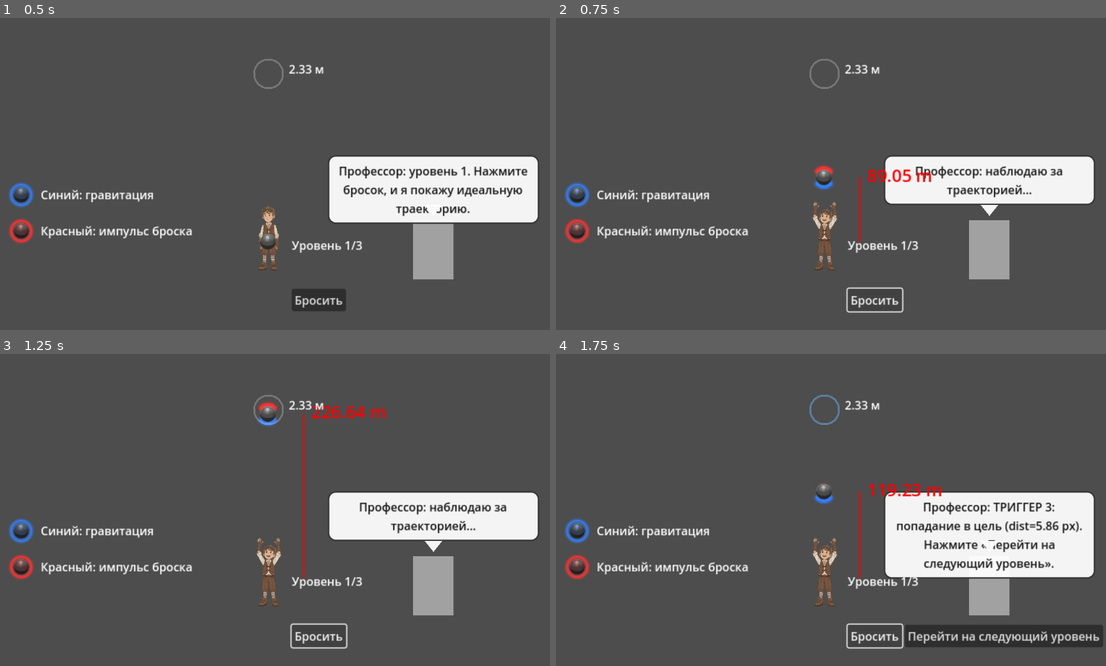
Above: before the commit, frames 1-4 (two rows, left to right).
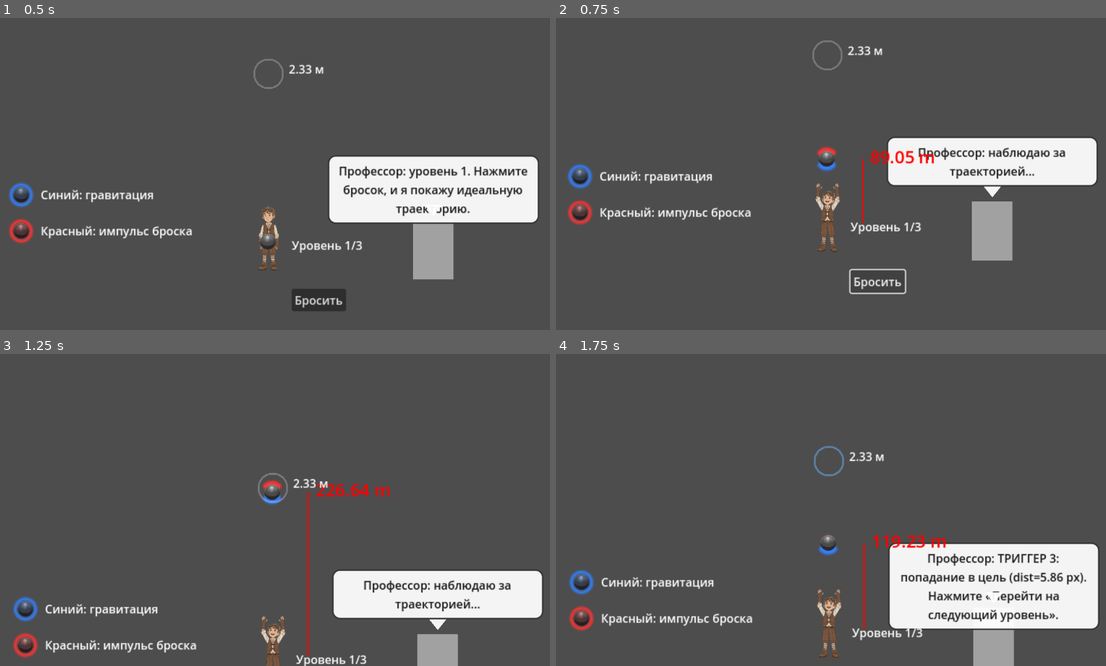
Above: after the commit, the same moments.

Repository: vasyukovin/physics
Game: Godot game, scene res://playground.tscn
Same seed, same stepped clock (60 frames per second), same inputs: the game is played once before the commit and once after it.
Inputs (mouse positions are in pixels of both pictures, inside the frame that each line leads up to):
- Up to frame 1 (0.5 s): no input
- Up to frame 2 (0.75 s): click "Бросить" at 0.5 s
- Up to frame 3 (1.25 s): no input
- Up to frame 4 (1.75 s): click (875, 634) at 1.25 s, where only the run before the commit has a clickable "Бросить"

Frame 1 is identical in both runs. In frame 2, 11% of the frame differs, in the area x 1-99%, y 7-95%; in frame 3, 18%; in frame 4, 21%, in the area x 1-100%, y 13-100%.

Commit message:
Add camera follow mechanics and auto-sequence functionality for Level 3 in playground.gd; enhance throw handling and professor dialogue for improved gameplay experience

Diff:
--- a/playground.gd
+++ b/playground.gd
@@ -58,6 +58,7 @@
 @export_range(0.2, 0.49, 0.01) var force_outline_half_arc_ratio: float = 0.25
 @export var force_red_fade_smooth_speed: float = 7.0
 @export var level3_target_distances_px: PackedFloat32Array = PackedFloat32Array([380.0, 460.0, 540.0])
+@export var camera_follow_smooth_speed: float = 6.0
 
 const TOTAL_LEVELS: int = 3
 const LEVEL3_THROW_COUNT: int = 3
@@ -69,6 +70,9 @@
 var level3_forces: Array[float] = []
 var level3_forces_confirmed: bool = false
 var level3_markers: Array[Label] = []
+var level3_auto_sequence_running: bool = false
+var level3_hit_registered_this_throw: bool = false
+var camera_home_position: Vector2 = Vector2.ZERO
 var camera_shake_controller: CameraShakeController
 var force_outline_renderer: ForceOutlineRenderer
 var target_ring_controller
@@ -95,6 +99,7 @@
 	apply_forces_button.pressed.connect(_on_apply_level3_forces_pressed)
 
 	force_input.text = "700"
+	camera_home_position = camera.global_position
 
 	height_indicator_controller = HeightIndicatorControllerScript.new()
 	height_indicator_controller.setup(
@@ -169,14 +174,12 @@
 			if height_indicator_controller:
 				height_indicator_controller.reset()
 
+	_update_camera_follow(_delta)
 	_update_force_outline_visual()
 
 func _on_throw_button_pressed():
 	if throw_state_controller and throw_state_controller.is_throw_active():
 		return
-
-	triggers_fired.clear()  # Reset triggers for new throw
-	_professor_say("Профессор: наблюдаю за траекторией...")
 
 	var force_value: float = 0.0
 	if current_level == 1:
@@ -185,10 +188,21 @@
 		if not level3_forces_confirmed:
 			_professor_say("Профессор: сначала введите и примените три силы.")
 			return
+		if level3_auto_sequence_running:
+			return
+		if level3_current_throw_index >= LEVEL3_THROW_COUNT:
+			_professor_say("Профессор: все три броска уже выполнены.")
+			return
 		if level3_current_throw_index >= level3_forces.size():
-			_professor_say("Профессор: все три броска уже выполнены.")
-			return
-		force_value = level3_forces[level3_current_throw_index]
+			_professor_say("Профессор: не хватает значений силы для серии.")
+			return
+		level3_auto_sequence_running = true
+		throw_button.disabled = true
+		await _run_level3_auto_sequence()
+		level3_auto_sequence_running = false
+		if current_level == 3 and level3_current_throw_index < LEVEL3_THROW_COUNT:
+			throw_button.disabled = false
+		return
 	elif force_input and force_input.text != "":
 		if not force_input.text.is_valid_float():
 			_professor_say("Профессор: введите число в поле силы.")
@@ -197,14 +211,8 @@
 	else:
 		force_value = 500.0
 
-	if throw_state_controller:
-		throw_state_controller.begin_throw_prep()
-
-	await get_tree().process_frame
-
-	if throw_state_controller:
-		throw_state_controller.launch_throw(force_value)
-	_update_force_outline_visual()
+	_professor_say("Профессор: наблюдаю за траекторией...")
+	await _start_throw_with_force(force_value)
 
 func _setup_force_outline() -> void:
 	force_outline_renderer = ForceOutlineRenderer.new()
@@ -356,24 +364,22 @@
 	_professor_say("Профессор: силы сохранены. Бросайте в цель 1/3.")
 
 func _handle_level3_hit(message: String) -> void:
+	level3_hit_registered_this_throw = true
 	var completed_throw: int = level3_current_throw_index + 1
-	if level3_current_throw_index < LEVEL3_THROW_COUNT - 1:
-		level3_current_throw_index += 1
-		_refresh_target_visual()
-		_update_level3_markers()
+	if completed_throw < LEVEL3_THROW_COUNT:
 		_professor_say(
-			"Профессор: %s. Выполнено %d/3. Дождитесь возврата шара и бросайте в цель %d/3."
-			% [message, completed_throw, level3_current_throw_index + 1]
+			"Профессор: %s. Выполнено %d/3. Ждём возврата мяча, затем автозапуск следующего броска."
+			% [message, completed_throw]
 		)
 	else:
-		throw_button.disabled = true
-		level3_forces_panel.visible = false
-		_professor_say("Профессор: " + message + ". Выполнено 3/3. Все уровни пройдены!")
+		_professor_say("Профессор: " + message + ". Выполнено 3/3, ожидаю завершение серии.")
 
 func _reset_level3_state() -> void:
 	level3_current_throw_index = 0
 	level3_forces.clear()
 	level3_forces_confirmed = false
+	level3_auto_sequence_running = false
+	level3_hit_registered_this_throw = false
 	throw_button.disabled = true
 	force_input_1.clear()
 	force_input_2.clear()
@@ -458,6 +464,48 @@
 	var h3: float = _get_level3_target_distance_px(2) / pixels_per_meter
 	formula_label.text = "Формула: J = m * sqrt(2gh)\nЦели: h1=%.2f м, h2=%.2f м, h3=%.2f м" % [h1, h2, h3]
 
+func _run_level3_auto_sequence() -> void:
+	while current_level == 3 and level3_current_throw_index < LEVEL3_THROW_COUNT:
+		if level3_current_throw_index >= level3_forces.size():
+			_professor_say("Профессор: не хватает введённых сил для продолжения.")
+			return
+		var throw_number: int = level3_current_throw_index + 1
+		level3_hit_registered_this_throw = false
+		_refresh_target_visual()
+		_update_level3_markers()
+		_professor_say("Профессор: серия запущена. Бросок %d/3." % throw_number)
+		await _start_throw_with_force(level3_forces[level3_current_throw_index])
+		await _wait_until_ball_returns_to_hand()
+		if current_level != 3:
+			return
+		if not level3_hit_registered_this_throw:
+			_professor_say("Профессор: промах на броске %d/3. Исправьте силы и нажмите «Бросить» снова." % throw_number)
+			return
+		level3_current_throw_index += 1
+
+	if current_level == 3 and level3_current_throw_index >= LEVEL3_THROW_COUNT:
+		throw_button.disabled = true
+		level3_forces_panel.visible = false
+		_update_level3_markers()
+		_professor_say("Профессор: серия из трёх попаданий завершена. Все уровни пройдены!")
+
+func _start_throw_with_force(force_value: float) -> void:
+	triggers_fired.clear()  # Reset triggers for new throw
+	if throw_state_controller:
+		throw_state_controller.begin_throw_prep()
+	await get_tree().process_frame
+	if throw_state_controller:
+		throw_state_controller.launch_throw(force_value)
+	_update_force_outline_visual()
+
+func _wait_until_ball_returns_to_hand() -> void:
+	while true:
+		await get_tree().process_frame
+		if not throw_state_controller:
+			return
+		if not throw_state_controller.is_throw_active() and ball and ball.freeze:
+			return
+
 func _get_target_x() -> float:
 	var target_x: float = ball.global_position.x
 	if player_sprite:
@@ -486,6 +534,15 @@
 	"""Update camera shake effect each frame"""
 	if camera_shake_controller:
 		camera_shake_controller.update(delta)
+
+func _update_camera_follow(delta: float) -> void:
+	if not camera:
+		return
+	var target_position: Vector2 = camera_home_position
+	if throw_state_controller and throw_state_controller.is_throw_active() and ball:
+		target_position = ball.global_position
+	var blend: float = clamp(delta * max(camera_follow_smooth_speed, 0.01), 0.0, 1.0)
+	camera.global_position = camera.global_position.lerp(target_position, blend)
 
 func _get_ball_radius_px() -> float:
 	# 1) Prefer collision radius (physics-accurate)
